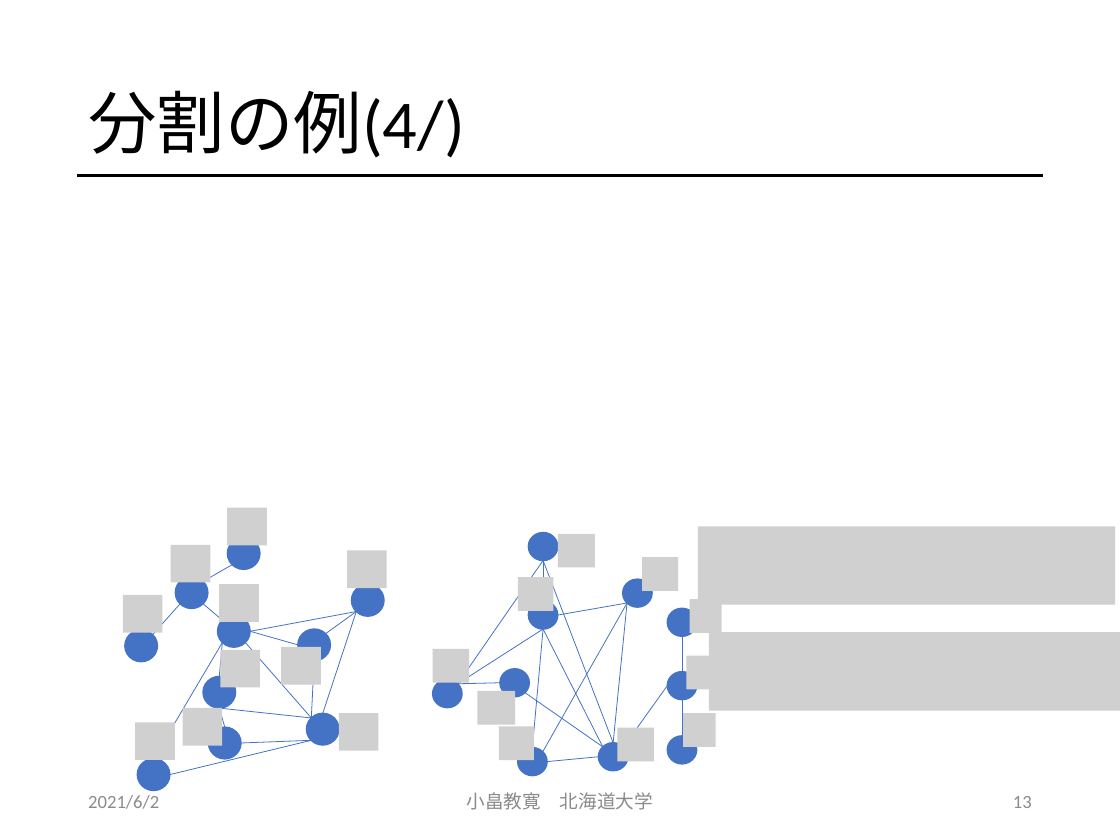
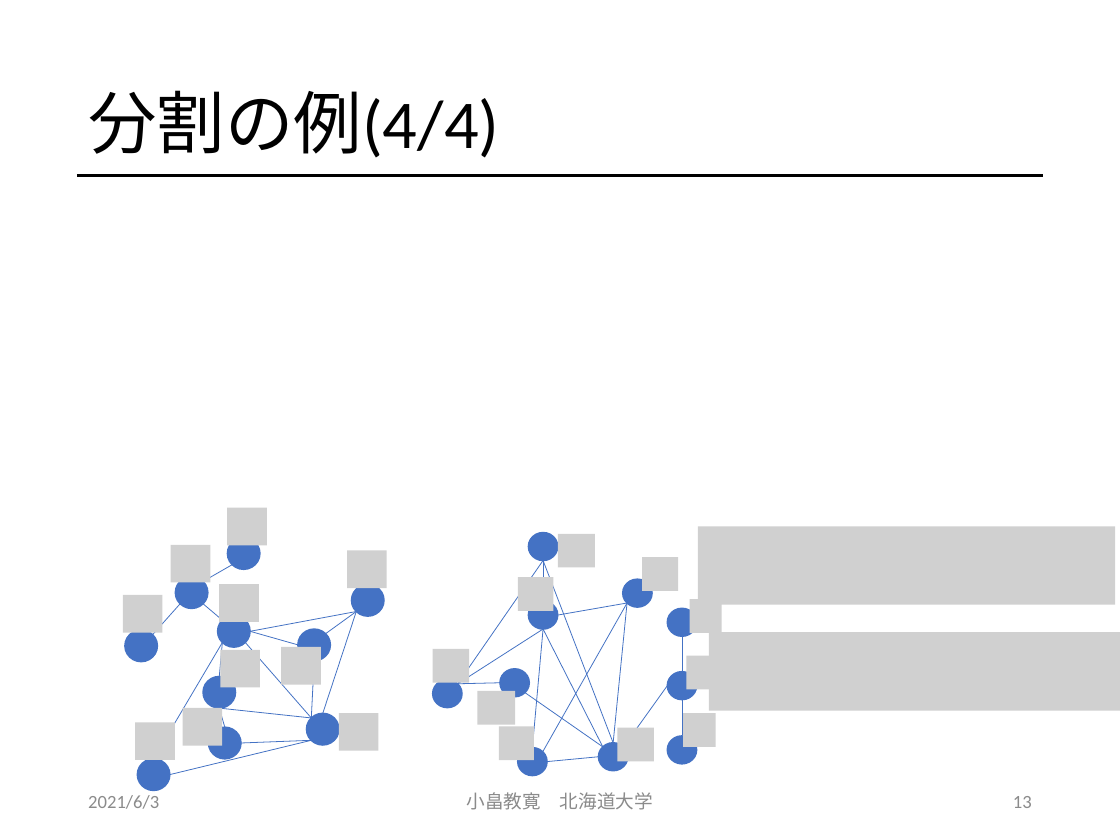
Before and after one commit to obatakyoukan/isomorphism, a slide deck: slide 13 of Isomorphism.pptx. Drawn at 1120x840 pixels with LibreOffice and Linux fonts; fonts in the diff are those of the drawing; grey boxes stand for pictures. Boxes give left, top, right and bottom in pixels: in the first picture for what was removed or moved away, otherwise in the second. Text is boxed around its words. In the diff, an @@ line names an element or a change of style, - is before the commit and + after.

```diff
--- a/Isomorphism.pptx
+++ b/Isomorphism.pptx
@@ title at (88, 90, 499, 158): text changed @@
-分割の例(4/)
+分割の例(4/4)
@@ text at (88, 795, 159, 809): text changed @@
-2021/6/2
+2021/6/3
```
Also in this commit, not shown: 31 other slides changed, 4 other files.
